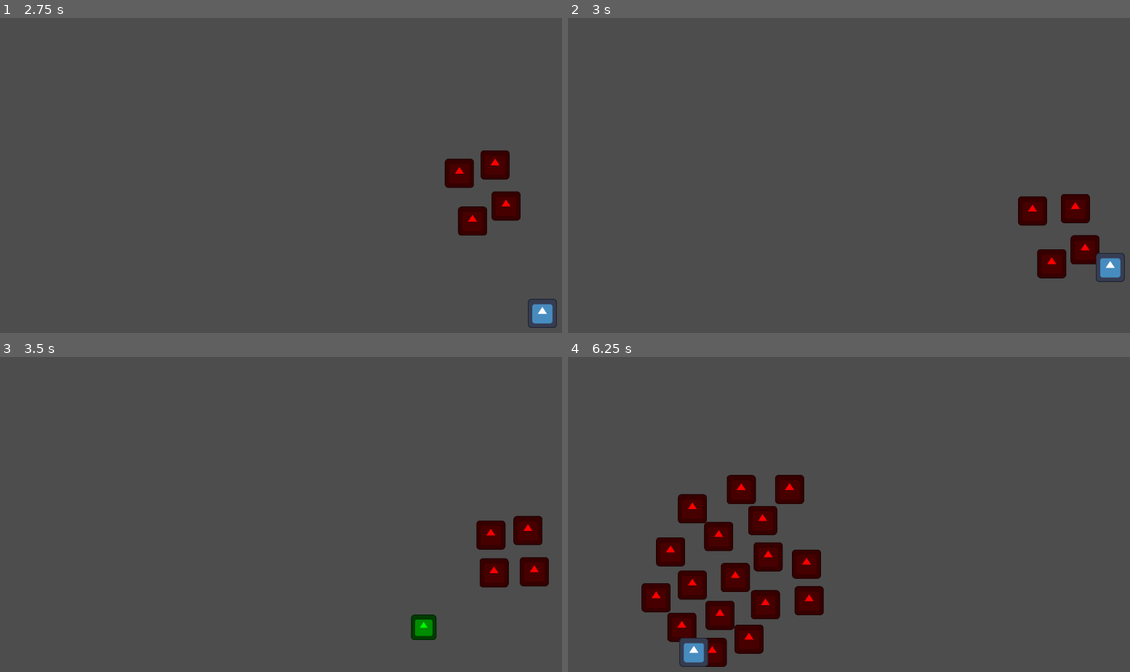
Above: before the commit, frames 1-4 (two rows, left to right).
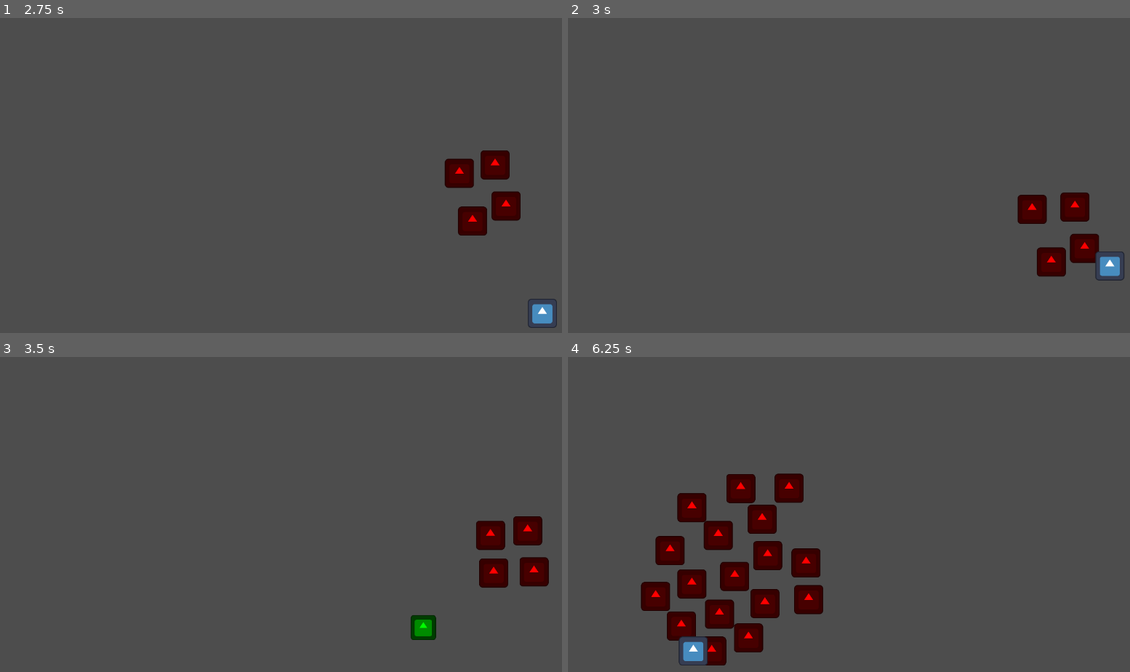
Above: after the commit, the same moments.

Repository: 0ctodice/GMTK-2026
Game: Godot game, scene res://Scene/world.tscn
The game is run twice, just before and just after one commit, with the same random seed, the same clock (stepped at 60 frames per second) and the same inputs. The engine's default icon, where the game draws it, is replaced by a stand-in: a white triangle on a blue panel in a dark square.
Inputs:
- Up to frame 1 (2.75 s): tap Enter at 0.5 s; hold D (move_right) 0.53-1.28 s; tap Space (dash) at 0.6, 1.35, 2.1 s; hold S (move_down) 1.28-2.03 s; hold D (move_right) from 2.03 s (still down)
- Up to frame 2 (3 s): release D (move_right) at 2.78 s; hold W (move_up) from 2.78 s (still down); tap Space (dash) at 2.85 s
- Up to frame 3 (3.5 s): keep holding W (move_up)
- Up to frame 4 (6.25 s): release W (move_up) at 3.53 s; hold A (move_left) 3.53-5.03 s; tap Space (dash) every 0.75 s from 3.6 to 5.85 s; hold S (move_down) 5.03-5.78 s; hold D (move_right) from 5.78 s (still down)

Frame 1 is identical in both runs. In frame 2, 0.5% of the frame differs, in the area x 79-100%, y 55-84%; in frame 3, 0.1%; in frame 4, 1.4%, in the area x 12-46%, y 36-99%.

Commit message:
added cam shake

Diff:
--- a/Scene/world.tscn
+++ b/Scene/world.tscn
@@ -2,6 +2,7 @@
 
 [ext_resource type="PackedScene" uid="uid://copfvkcl5x44x" path="res://Scene/level_manager.tscn" id="1_dlwip"]
 [ext_resource type="PackedScene" uid="uid://dgil5o3d8ni15" path="res://Scene/player.tscn" id="1_emx41"]
+[ext_resource type="Script" uid="uid://c7ymkkyy8fyu4" path="res://Script/camera_manager.gd" id="3_ejll3"]
 
 [sub_resource type="NavigationPolygon" id="NavigationPolygon_emx41"]
 vertices = PackedVector2Array(294, 158, 26, 158, 26, 26, 294, 26)
@@ -25,3 +26,5 @@
 
 [node name="Camera2D" type="Camera2D" parent="." unique_id=1646712817]
 offset = Vector2(160, 90)
+script = ExtResource("3_ejll3")
+strength = 1.0
--- /dev/null
+++ b/Script/camera_manager.gd
@@ -0,0 +1,19 @@
+extends Camera2D
+
+@export var duration: float = 1.0
+@export var strength: float = 50.0
+
+var tween: Tween
+
+# Called when the node enters the scene tree for the first time.
+func _ready():
+	EventBus.screen_shake.connect(shake)
+
+
+func shake():
+	var base_offset: Vector2 = offset
+	if tween: tween.kill()
+	tween = create_tween()
+	tween.tween_method(func(delay: float):
+		var movement = Vector2(randf_range(-1, 1), randf_range(-1, 1)) * strength * delay
+		offset = base_offset + movement, 1.0, 0.0, duration)
--- a/Script/event_bus.gd
+++ b/Script/event_bus.gd
@@ -1,3 +1,5 @@
 extends Node
 
 signal player_died
+
+signal screen_shake
--- a/Script/player_movement.gd
+++ b/Script/player_movement.gd
@@ -62,9 +62,10 @@
 	hurt_box_collision_shape.disabled = true
 	velocity = bounce_direction * SPEED * DASH_FACTOR / 2
 	current_health -= 1
+	EventBus.screen_shake.emit()
 	if current_health == 0:
 		EventBus.player_died.emit()
-	else:
+	elif current_health > 0:
 		if tween:
 			tween.kill()
 
Not shown, added: Script/camera_manager.gd.uid
